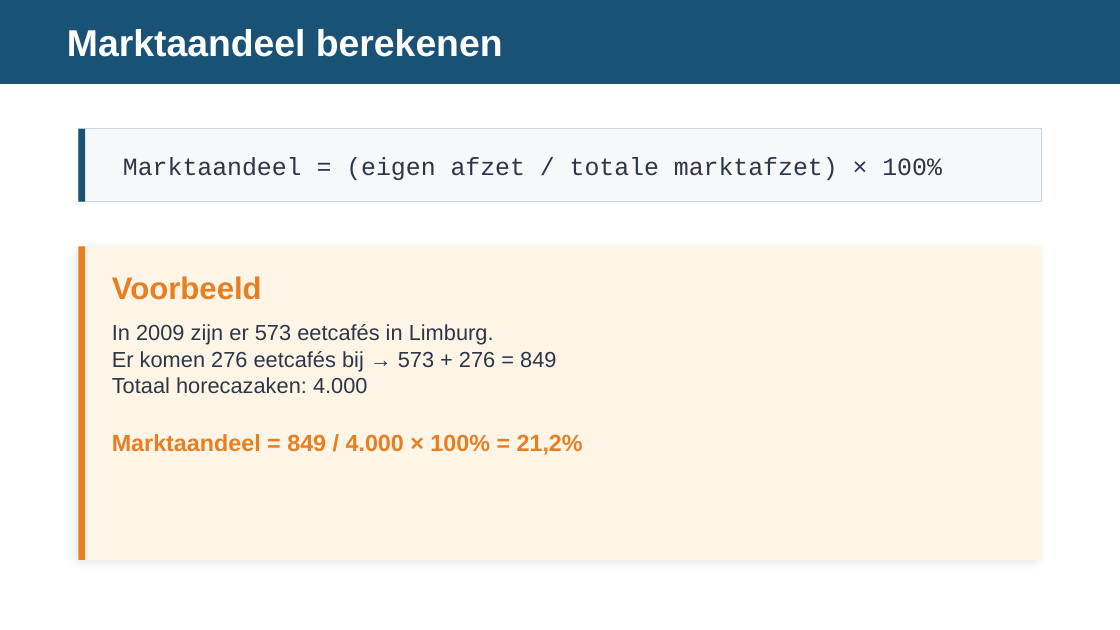
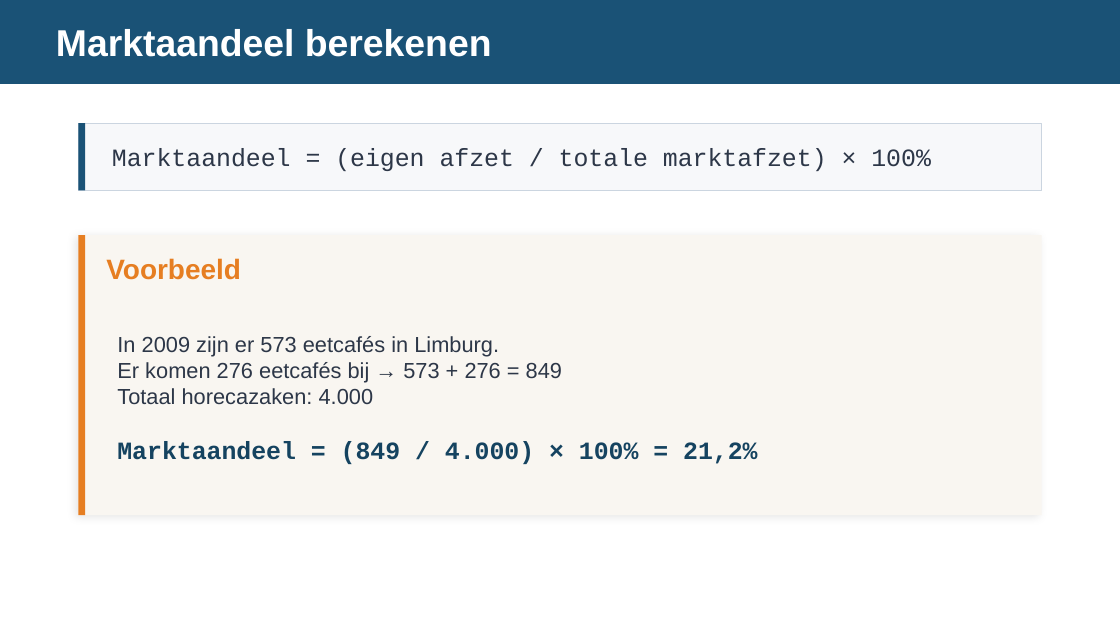
Before and after one commit to meijer1973/economie-vwo4-m3, a slide deck: slide 11 of 3.2 Hoofdstuk 2 - Marktvormen en hun marktevenwicht/3.2.5 Paragraaf 5 - Monopolistische concurrentie/2. Leren/3.2.5 Monopolistische concurrentie – presentatie.pptx (slide 10 before the commit). Drawn at 1120x630 pixels with LibreOffice and Linux fonts; fonts in the diff are those of the drawing. Boxes give left, top, right and bottom in pixels: in the first picture for what was removed or moved away, otherwise in the second. Text is boxed around its words. In the diff, an @@ line names an element or a change of style, - is before the commit and + after.

```diff
--- a/3.2 Hoofdstuk 2 - Marktvormen en hun marktevenwicht/3.2.5 Paragraaf 5 - Monopolistische concurrentie/2. Leren/3.2.5 Monopolistische concurrentie – presentatie.pptx
+++ b/3.2 Hoofdstuk 2 - Marktvormen en hun marktevenwicht/3.2.5 Paragraaf 5 - Monopolistische concurrentie/2. Leren/3.2.5 Monopolistische concurrentie – presentatie.pptx
@@ text "Marktaandeel berekenen": place and size @@
-text "Marktaandeel berekenen" at (67,29,503,57)
+text "Marktaandeel berekenen" at (56,29,492,57)
@@ rectangle: place and size @@
-rectangle at (78,129,1042,202)
+rectangle at (78,123,1042,190)
@@ rectangle: place and size @@
-rectangle at (78,129,85,202)
+rectangle at (78,123,85,190)
@@ text "Marktaandeel = (eigen afzet / ...": place and size @@
-text "Marktaandeel = (eigen afzet / ..." at (123,157,942,180)
+text "Marktaandeel = (eigen afzet / ..." at (112,148,931,171)
@@ rectangle: place and size @@
-rectangle at (78,246,85,560)
+rectangle at (78,235,85,515)
@@ rectangle: place and size @@
-rectangle at (78,246,1042,560)
+rectangle at (78,235,1042,515)
@@ rectangle at (78,235,1042,515): fill #FEF5E7 to #F9F6F1; proportions changed @@
@@ text "Voorbeeld": place and size @@
-text "Voorbeeld" at (112,276,262,300)
+text "Voorbeeld" at (106,258,241,280)
@@ text "Voorbeeld" at (106,258,241,280): size 20 to 18 pt; vertical alignment top to middle @@
@@ text "In 2009 zijn er 573 ..." at (117,336,757,464): vertical alignment top to middle @@
@@ text at (117,336,757,464): text changed @@
-In 2009 zijn er 573 eetcafés in Limburg.
-Er komen 276 eetcafés bij → 573 + 276 = 849
-Totaal horecazaken: 4.000
-Marktaandeel = 849 / 4.000 × 100% = 21,2%
+In 2009 zijn er 573 eetcafés in Limburg.
+Er komen 276 eetcafés bij → 573 + 276 = 849
+Totaal horecazaken: 4.000
+Marktaandeel = (849 / 4.000) × 100% = 21,2%
```
Also in this commit, not shown: 11 other slides changed, 1 slide added.
